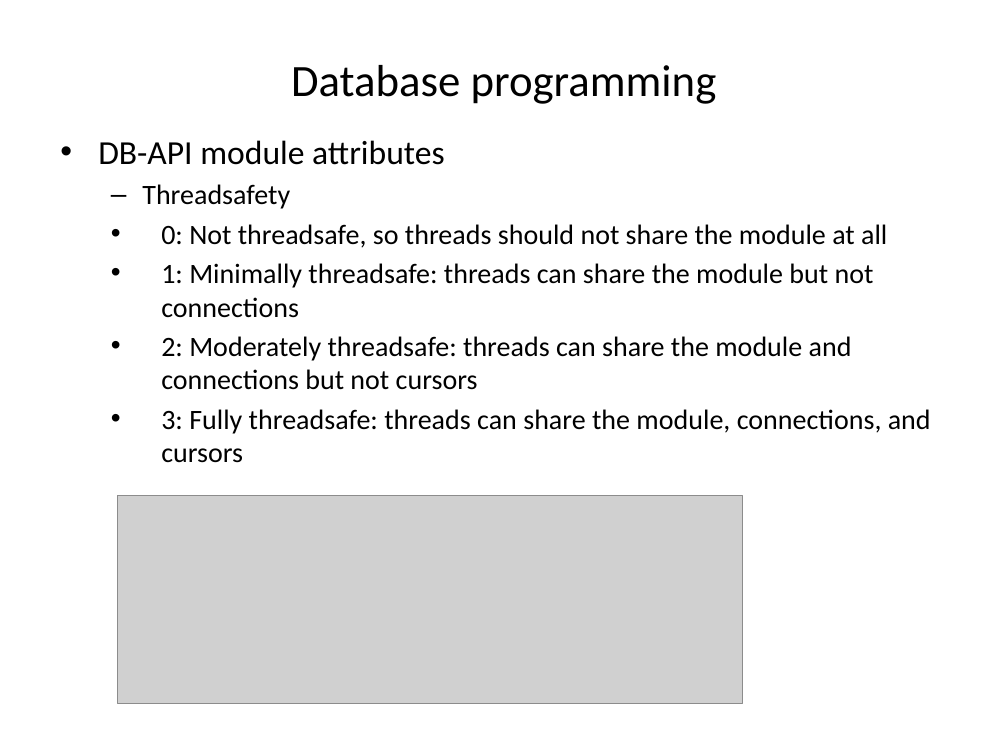
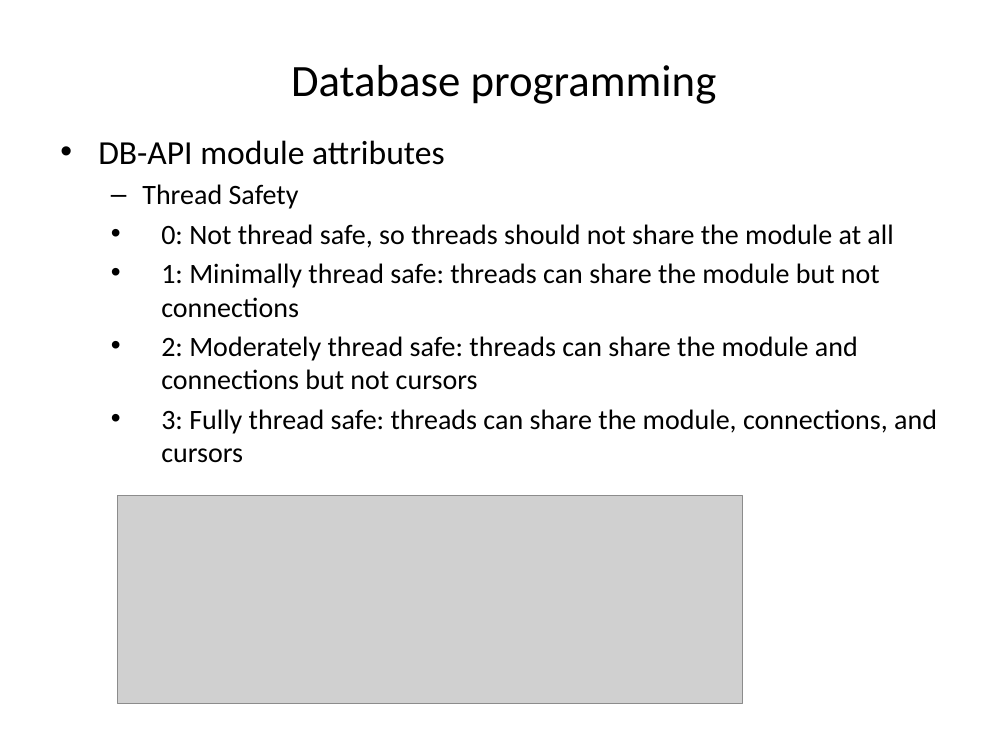
Before and after one commit to chenziliang/summary-of-the-books, a slide deck: slide 128 of Core Python.pptx (slide 129 before the commit). Drawn at 1008x756 pixels with LibreOffice and Linux fonts; fonts in the diff are those of the drawing; grey boxes stand for pictures. Boxes give left, top, right and bottom in pixels: in the first picture for what was removed or moved away, otherwise in the second. Text is boxed around its words. In the diff, an @@ line names an element or a change of style, - is before the commit and + after.

```diff
--- a/Core Python.pptx
+++ b/Core Python.pptx
@@ text at [142,184,937,463]: text changed @@
-  – Threadsafety
-  • 0: Not threadsafe, so threads should not share the module at all
-  • 1: Minimally threadsafe: threads can share the module but not connections
-  • 2: Moderately threadsafe: threads can share the module and connections but not cursors
-  • 3: Fully threadsafe: threads can share the module, connections, and cursors
+  – Thread Safety
+  • 0: Not thread safe, so threads should not share the module at all
+  • 1: Minimally thread safe: threads can share the module but not connections
+  • 2: Moderately thread safe: threads can share the module and connections but not cursors
+  • 3: Fully thread safe: threads can share the module, connections, and cursors
```
Also in this commit, not shown: 22 other slides changed, 1 slide removed, 1 other file.
